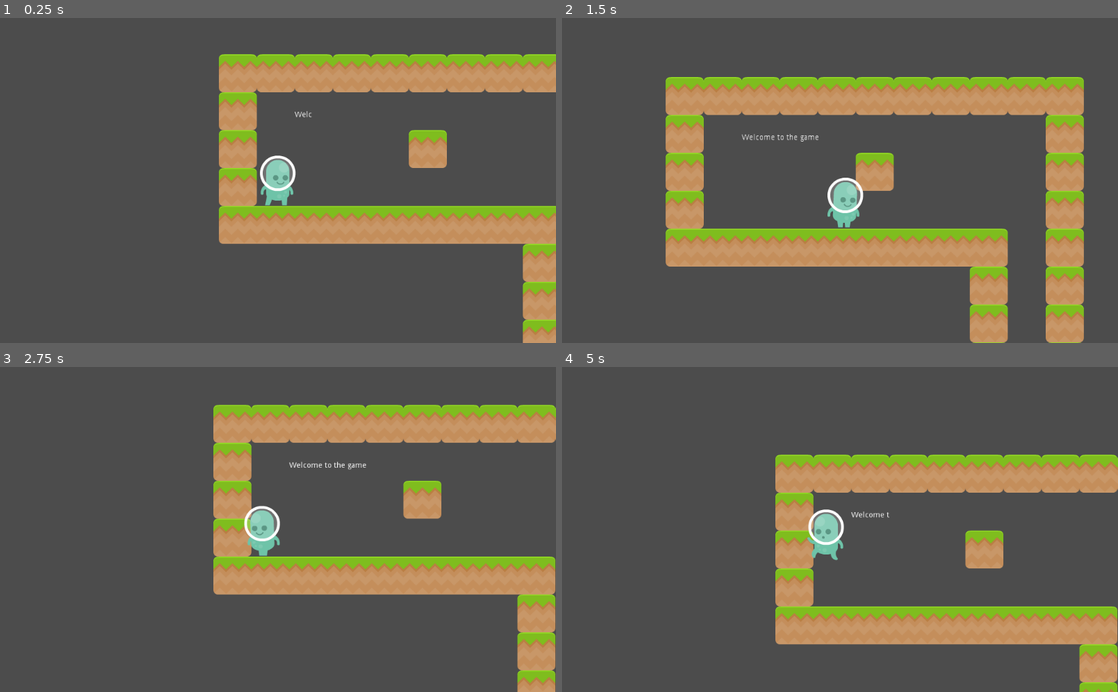
Above: before the commit, frames 1-4 (two rows, left to right).
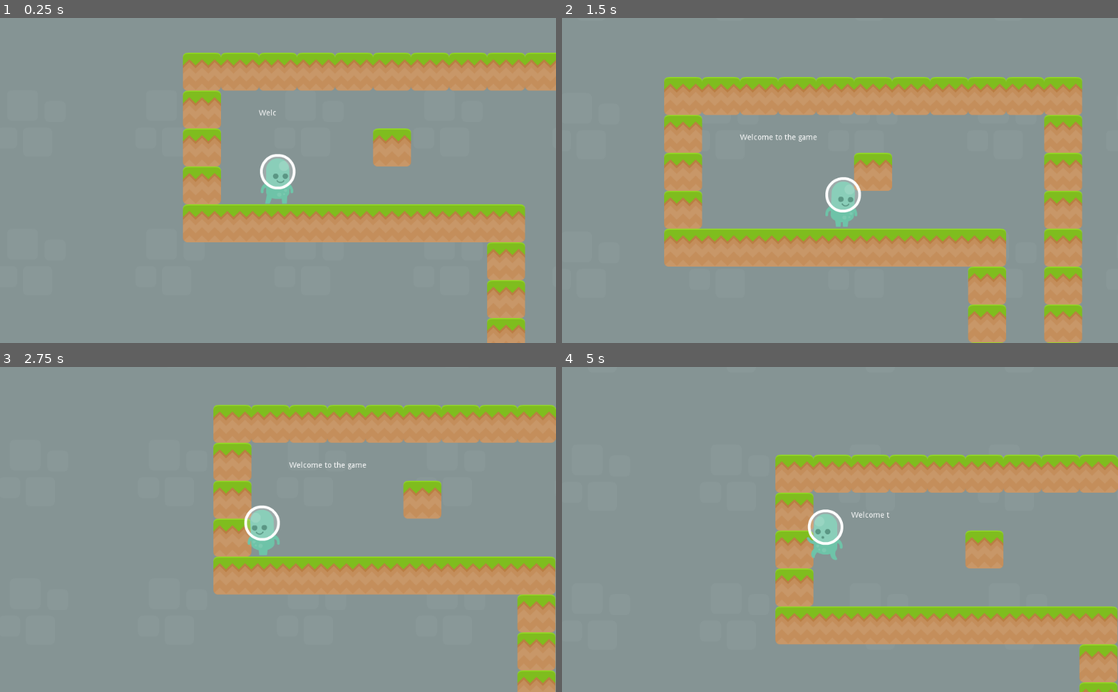
Above: after the commit, the same moments.

Repository: mrdrbob/godot-test
Game: Godot game, scene res://World.tscn
Same seed, same stepped clock (60 frames per second), same inputs: the game is played once before the commit and once after it.
Inputs:
- Up to frame 1 (0.25 s): no input
- Up to frame 2 (1.5 s): hold Right (ui_right) from 0.53 s (still down); tap Up (ui_up) at 0.77 s
- Up to frame 3 (2.75 s): tap Up (ui_up) at 1.52 s; release Right (ui_right) at 2.03 s; hold Left (ui_left) from 2.03 s (still down)
- Up to frame 4 (5 s): release Left (ui_left) at 2.78 s; hold Right (ui_right) 2.78-4.28 s; tap Up (ui_up) at 3.02, 3.77, 4.52 s; hold Left (ui_left) from 4.28 s (still down)

The runs differ from the first frame. In frame 1, 88% of the frame differs, in the area x 0-100%, y 0-100%; in frame 2, 76%; in frame 3, 80%; in frame 4, 81%.

Commit message:
Added parallax background

Diff:
--- a/gd/Player.tscn
+++ b/gd/Player.tscn
@@ -15,6 +15,7 @@
 [ext_resource path="res://player/p1_walk06.png" type="Texture" id=13]
 [ext_resource path="res://player/p1_duck.png" type="Texture" id=14]
 [ext_resource path="res://player/p1_walk05.png" type="Texture" id=15]
+[ext_resource path="res://misc-gfx/bg_castle.png" type="Texture" id=16]
 
 [sub_resource type="SpriteFrames" id=1]
 animations = [ {
@@ -28,15 +29,15 @@
 "name": "jump",
 "speed": 5.0
 }, {
+"frames": [ ExtResource( 2 ), ExtResource( 10 ), ExtResource( 11 ), ExtResource( 3 ), ExtResource( 15 ), ExtResource( 13 ), ExtResource( 6 ), ExtResource( 7 ), ExtResource( 8 ), ExtResource( 9 ), ExtResource( 5 ) ],
+"loop": true,
+"name": "walk",
+"speed": 20.0
+}, {
 "frames": [ ExtResource( 14 ) ],
 "loop": true,
 "name": "duck",
 "speed": 5.0
-}, {
-"frames": [ ExtResource( 2 ), ExtResource( 10 ), ExtResource( 11 ), ExtResource( 3 ), ExtResource( 15 ), ExtResource( 13 ), ExtResource( 6 ), ExtResource( 7 ), ExtResource( 8 ), ExtResource( 9 ), ExtResource( 5 ) ],
-"loop": true,
-"name": "walk",
-"speed": 20.0
 } ]
 
 [sub_resource type="RectangleShape2D" id=2]
@@ -46,11 +47,7 @@
 extents = Vector2( 22.1933, 23.0421 )
 
 [node name="Player" type="KinematicBody2D"]
-position = Vector2( 179.161, 233.215 )
 script = ExtResource( 1 )
-__meta__ = {
-"_edit_group_": true
-}
 
 [node name="Sprite" type="AnimatedSprite" parent="."]
 frames = SubResource( 1 )
@@ -67,3 +64,33 @@
 [node name="Camera2D" type="Camera2D" parent="."]
 current = true
 smoothing_enabled = true
+
+[node name="ParallaxBackground" type="ParallaxBackground" parent="."]
+
+[node name="ParallaxLayer" type="ParallaxLayer" parent="ParallaxBackground"]
+motion_scale = Vector2( 0.1, 0.1 )
+motion_mirroring = Vector2( 256, 256 )
+
+[node name="Sprite" type="Sprite" parent="ParallaxBackground/ParallaxLayer"]
+position = Vector2( 640, 640 )
+texture = ExtResource( 16 )
+
+[node name="Sprite2" type="Sprite" parent="ParallaxBackground/ParallaxLayer"]
+position = Vector2( 1152, 640 )
+texture = ExtResource( 16 )
+
+[node name="Sprite3" type="Sprite" parent="ParallaxBackground/ParallaxLayer"]
+position = Vector2( 128, 640 )
+texture = ExtResource( 16 )
+
+[node name="Sprite4" type="Sprite" parent="ParallaxBackground/ParallaxLayer"]
+position = Vector2( 128, 128 )
+texture = ExtResource( 16 )
+
+[node name="Sprite5" type="Sprite" parent="ParallaxBackground/ParallaxLayer"]
+position = Vector2( 640, 128 )
+texture = ExtResource( 16 )
+
+[node name="Sprite6" type="Sprite" parent="ParallaxBackground/ParallaxLayer"]
+position = Vector2( 1152, 128 )
+texture = ExtResource( 16 )
--- a/gd/World.tscn
+++ b/gd/World.tscn
@@ -17,6 +17,7 @@
 }
 
 [node name="Player" parent="." instance=ExtResource( 2 )]
+position = Vector2( 245, 245 )
 
 [node name="ExitDoor" parent="." instance=ExtResource( 17 )]
 position = Vector2( 1190, 1645 )
--- a/gd/project.godot
+++ b/gd/project.godot
@@ -21,4 +21,5 @@
 
 [rendering]
 
+quality/2d/use_pixel_snap=true
 environment/default_environment="res://default_env.tres"
Not shown: 1 places in gd/Player.tscn that only renumber resources
Binary file added: gd/misc-gfx/bg.png
Not shown, added: gd/misc-gfx/bg.png.import
Binary file added: gd/misc-gfx/bg_castle.png
Not shown, added: gd/misc-gfx/bg_castle.png.import
Not shown, changed: readme.md
